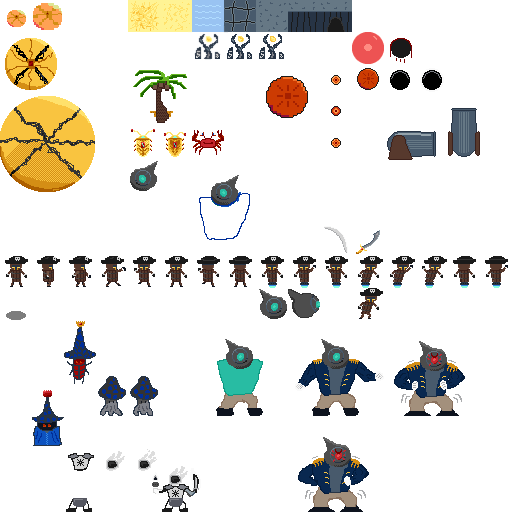
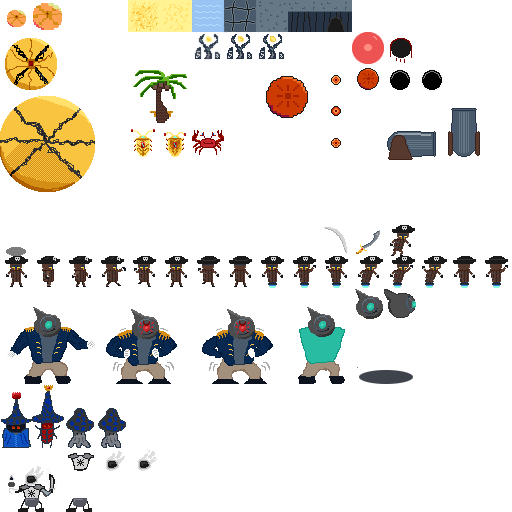
The second (512, 512) image is a revision of the first. Changes to its layers:
painted on "Layer" over (x1=6, y1=247, x2=26, y2=320)
painted on "Layer #1" over (x1=25, y1=370, x2=413, y2=486)
painted on "Layer #2" over (x1=295, y1=361, x2=458, y2=391)
painted on "WaveStrong.png" over (x1=1, y1=161, x2=465, y2=512)
